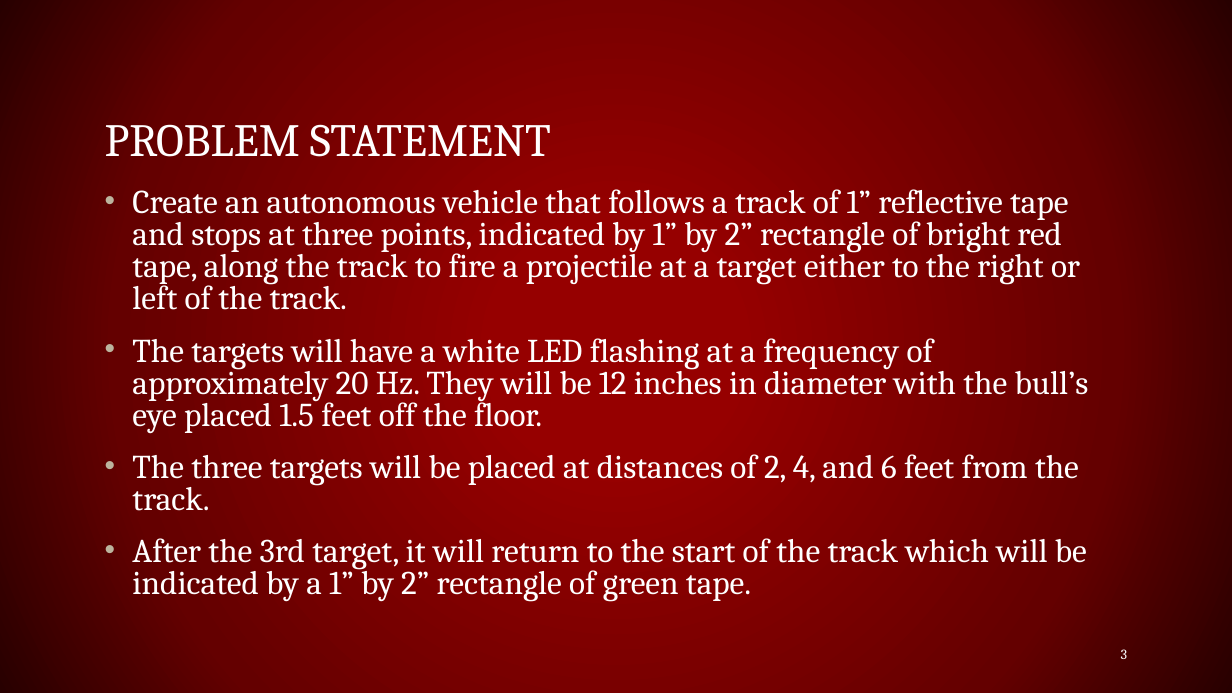
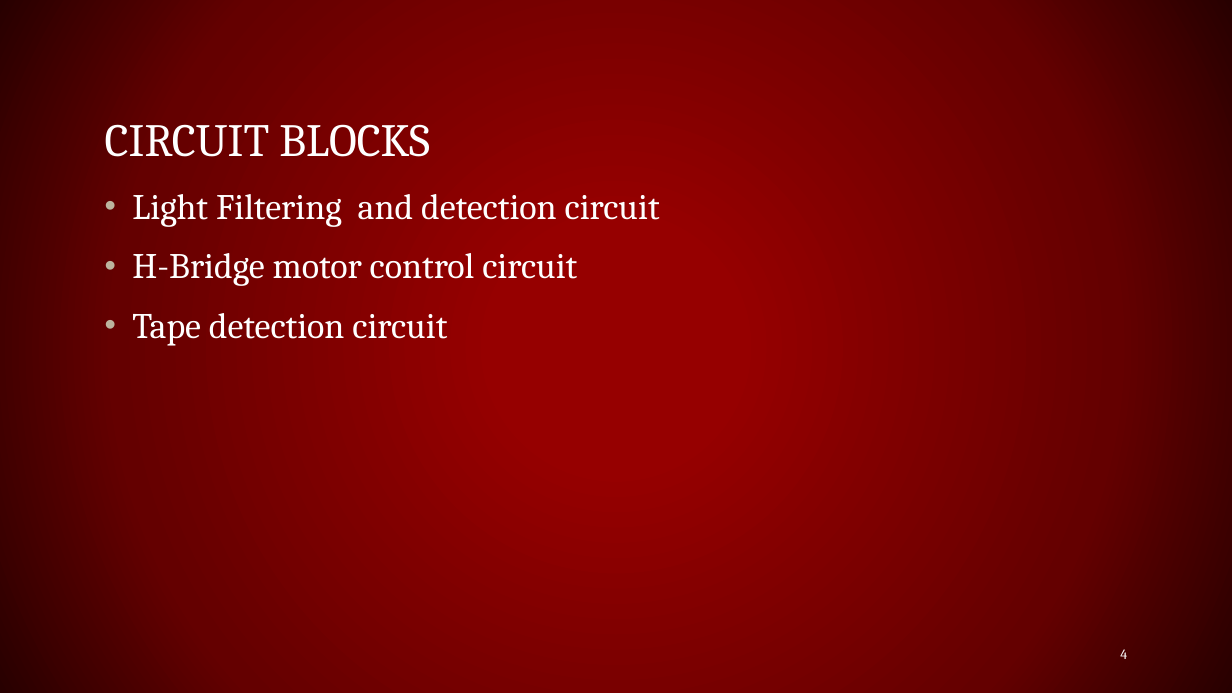
Before and after one commit to lmilam/Project-Lab-1-Group-4-, a slide deck: slide 4 of Group4Prez.pptx (slide 3 before the commit). Drawn at 1232x693 pixels with LibreOffice and Linux fonts; fonts in the diff are those of the drawing. Boxes give left, top, right and bottom in pixels: in the first picture for what was removed or moved away, otherwise in the second. Text is boxed around its words. In the diff, an @@ line names an element or a change of style, - is before the commit and + after.

```diff
--- a/Group4Prez.pptx
+++ b/Group4Prez.pptx
@@ title at [105,124,430,157]: text changed @@
-PROBLEM STATEMENT
+CIRCUIT BLOCKS
@@ text at [132,194,660,346]: text changed; size 25.9 to 28 pt @@
-• Create an autonomous vehicle that follows a track of 1” reflective tape and stops at three points, indicated by 1” by 2” rectangle of bright red tape, along the track to fire a projectile at a target either to the right or left of the track.
-• The targets will have a white LED flashing at a frequency of approximately 20 Hz. They will be 12 inches in diameter with the bull’s eye placed 1.5 feet off the floor.
-• The three targets will be placed at distances of 2, 4, and 6 feet from the track.
-• After the 3rd target, it will return to the start of the track which will be indicated by a 1” by 2” rectangle of green tape.
+• Light Filtering and detection circuit
+• H-Bridge motor control circuit
+• Tape detection circuit
@@ page number at [1120,649,1127,659]: text changed @@
-3
+4
```
Also in this commit, not shown: 5 other slides changed, 1 slide added, 1 slide removed.
